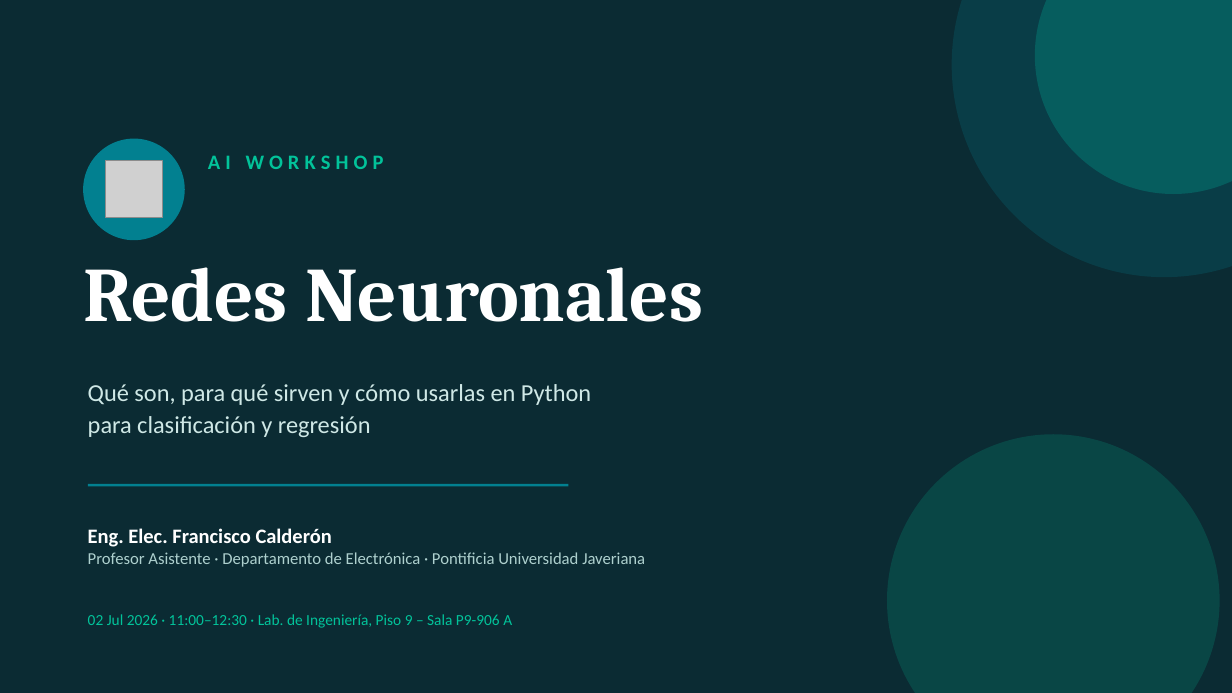
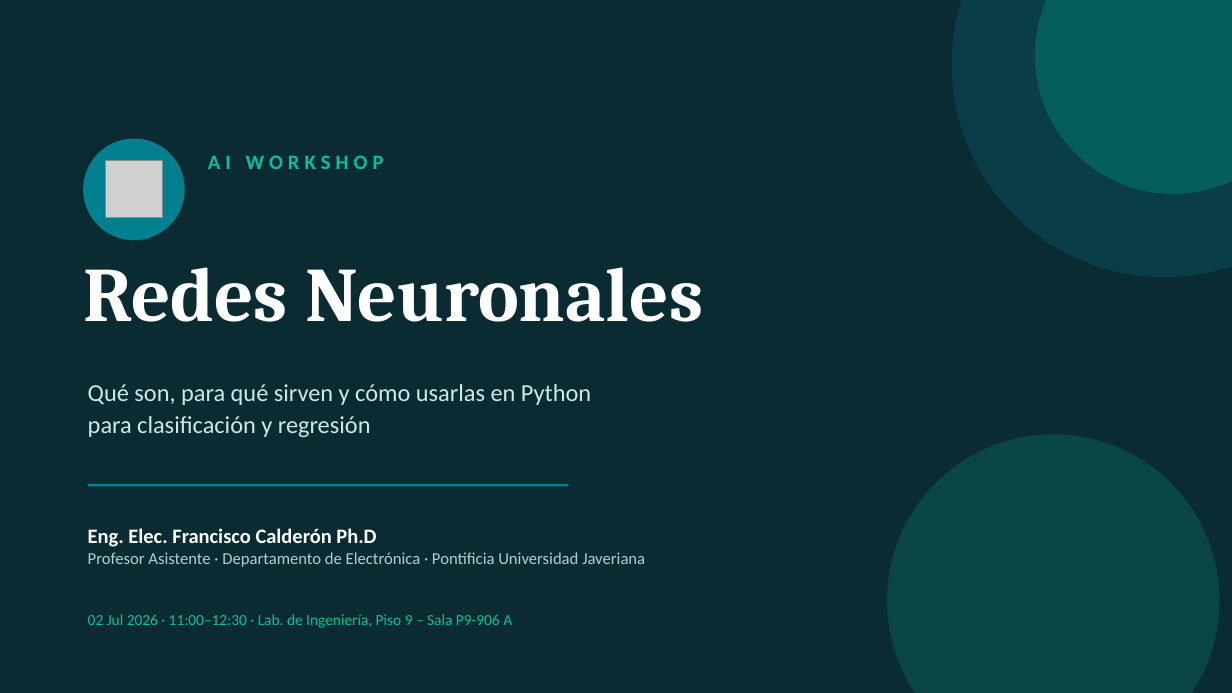
Before and after one commit to calderonf/NeuralNetworkSummer, a slide deck: slide 1 of ANN_Summer_2026.pptx. Drawn at 1232x693 pixels with LibreOffice and Linux fonts; fonts in the diff are those of the drawing; grey boxes stand for pictures. Boxes give left, top, right and bottom in pixels: in the first picture for what was removed or moved away, otherwise in the second. Text is boxed around its words. In the diff, an @@ line names an element or a change of style, - is before the commit and + after.

```diff
--- a/ANN_Summer_2026.pptx
+++ b/ANN_Summer_2026.pptx
@@ text at [88, 528, 376, 547]: text changed @@
-Eng. Elec. Francisco Calderón
+Eng. Elec. Francisco Calderón Ph.D
```
Also in this commit, not shown: 7 other slides changed.
